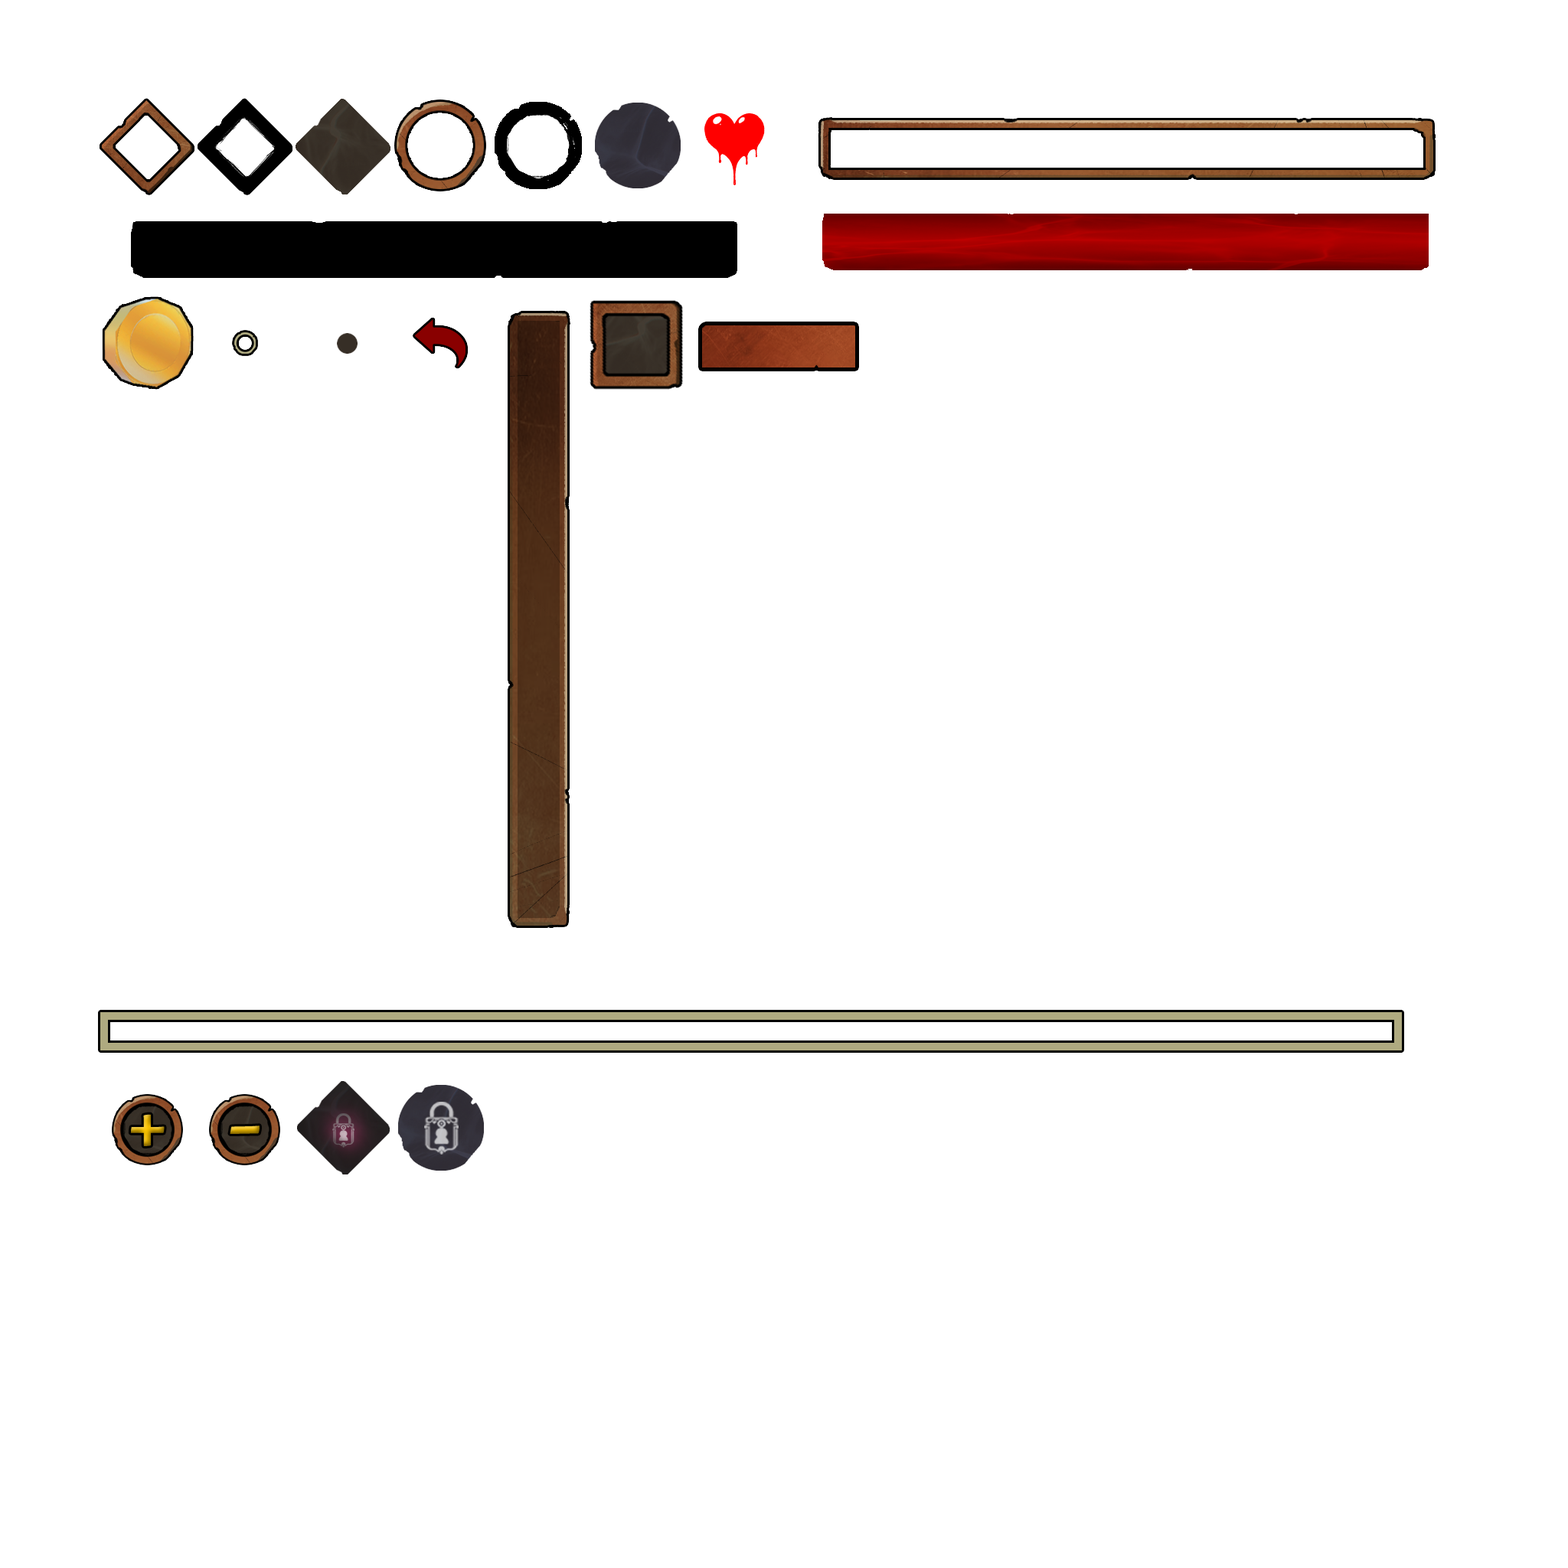
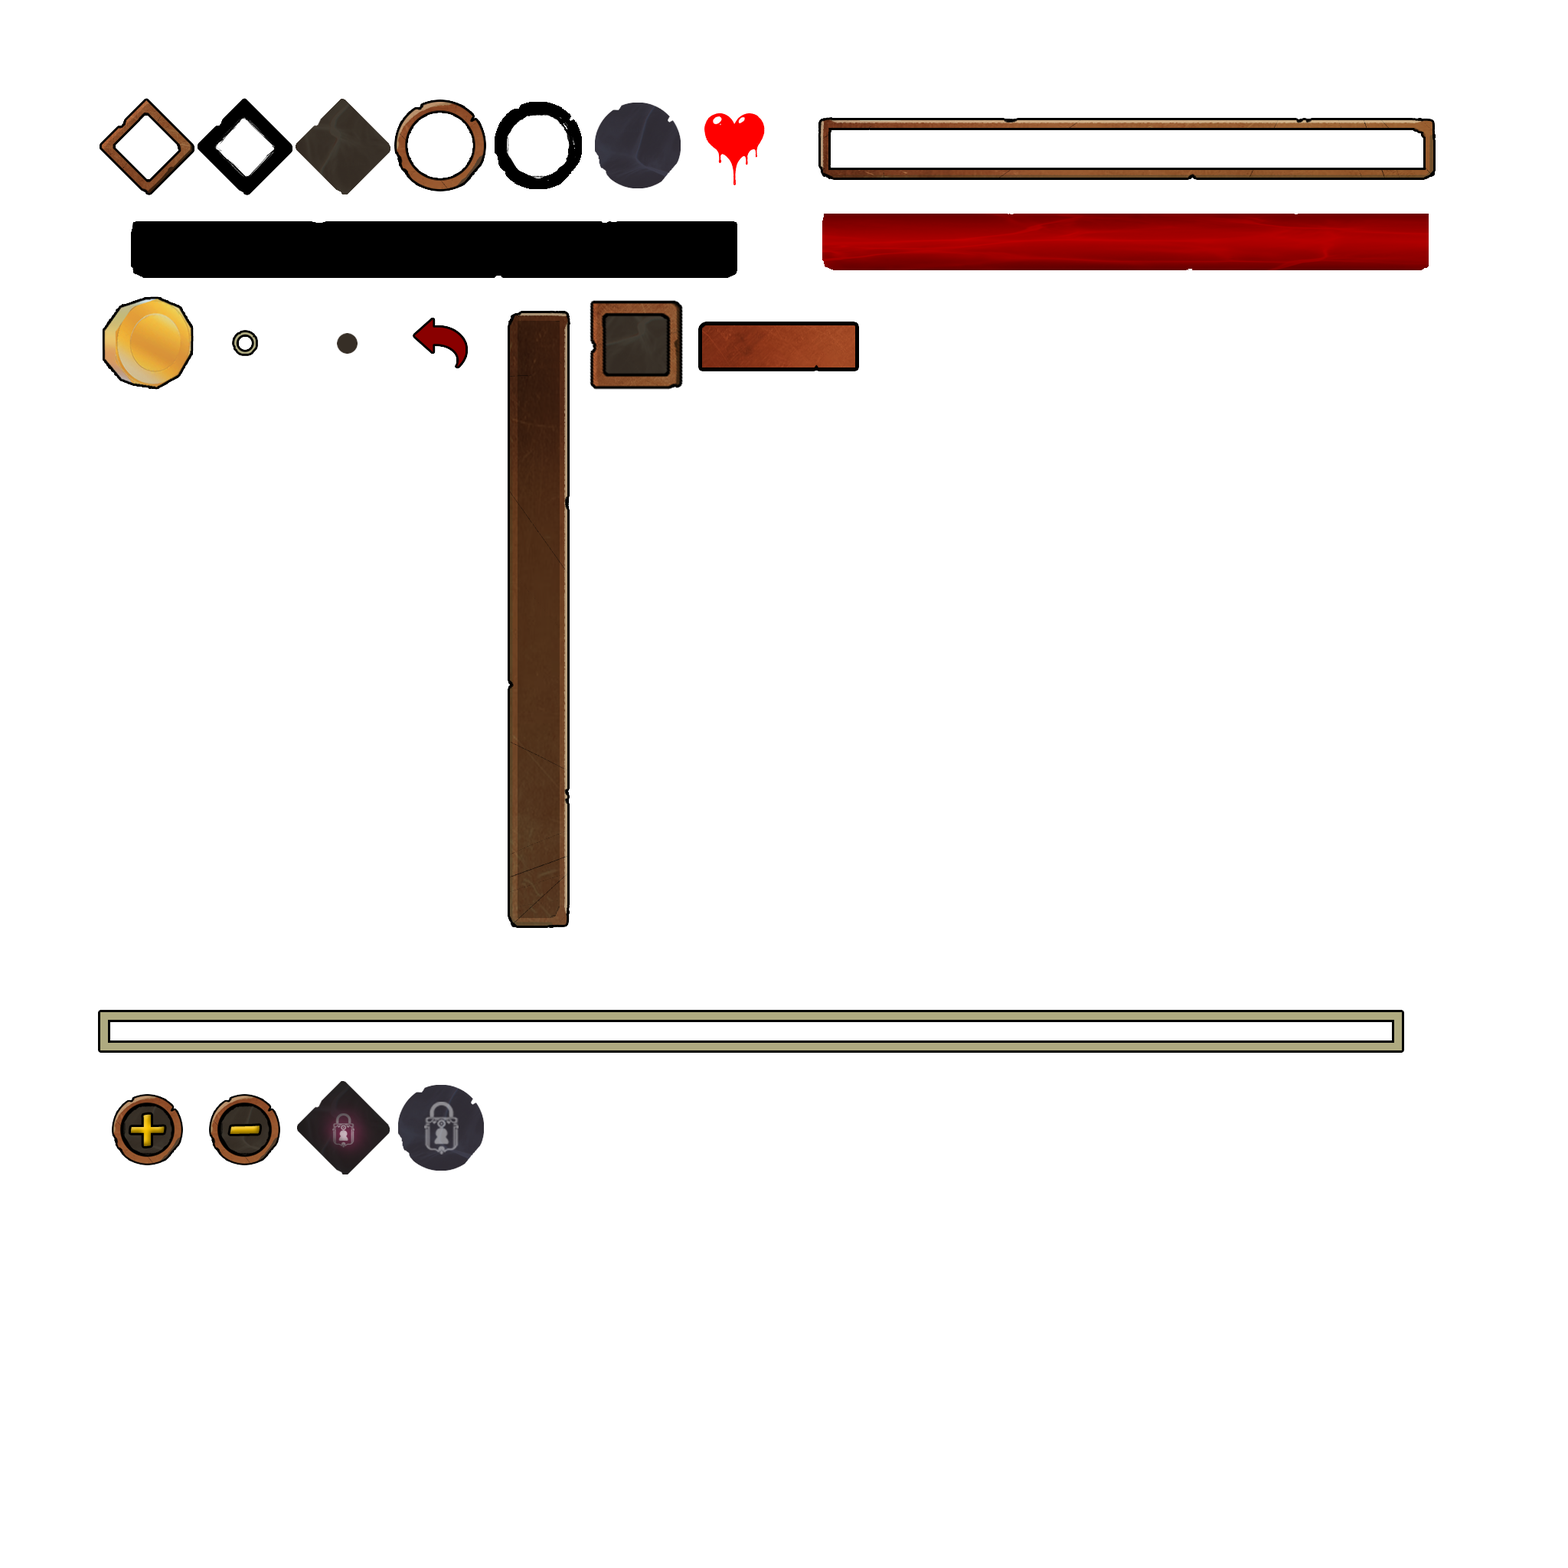
The second (1568, 1568) image is a revision of the first. Changes to its layers:
"Layer 6": opacity 70% → 100%, painted on it over <box>424,1101,459,1155</box>
removed layer "Layer 5" over <box>424,1101,459,1155</box>
removed layer "Layer 4" over <box>424,1101,459,1155</box>